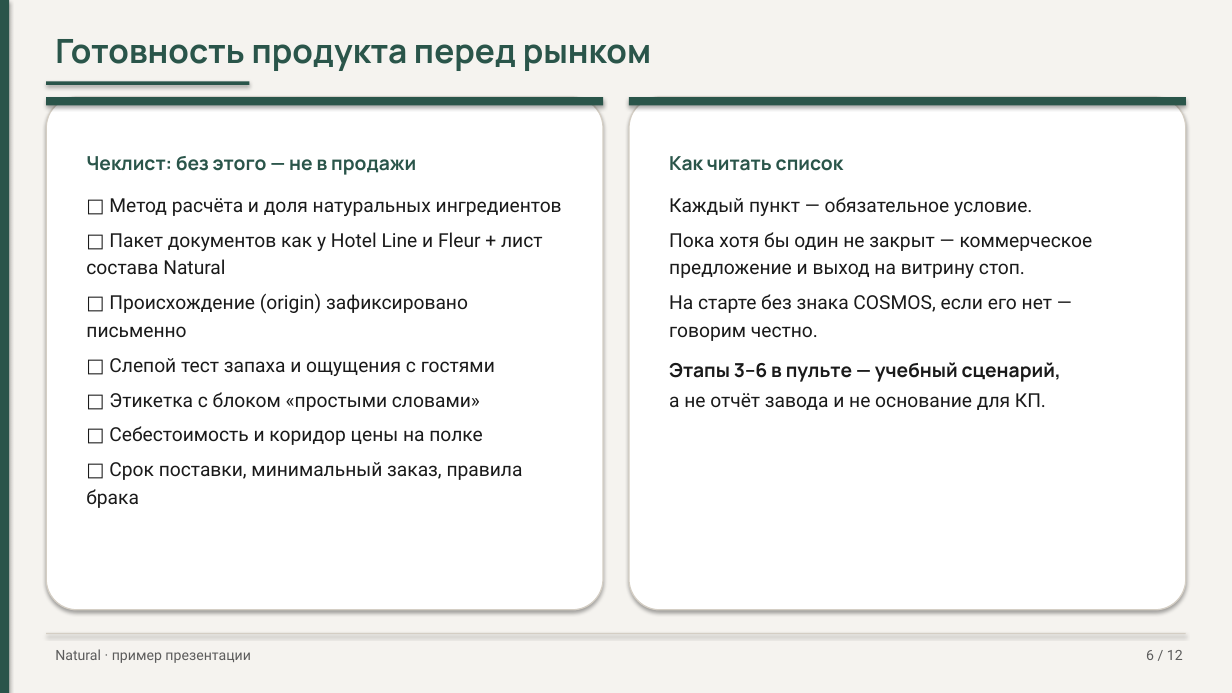
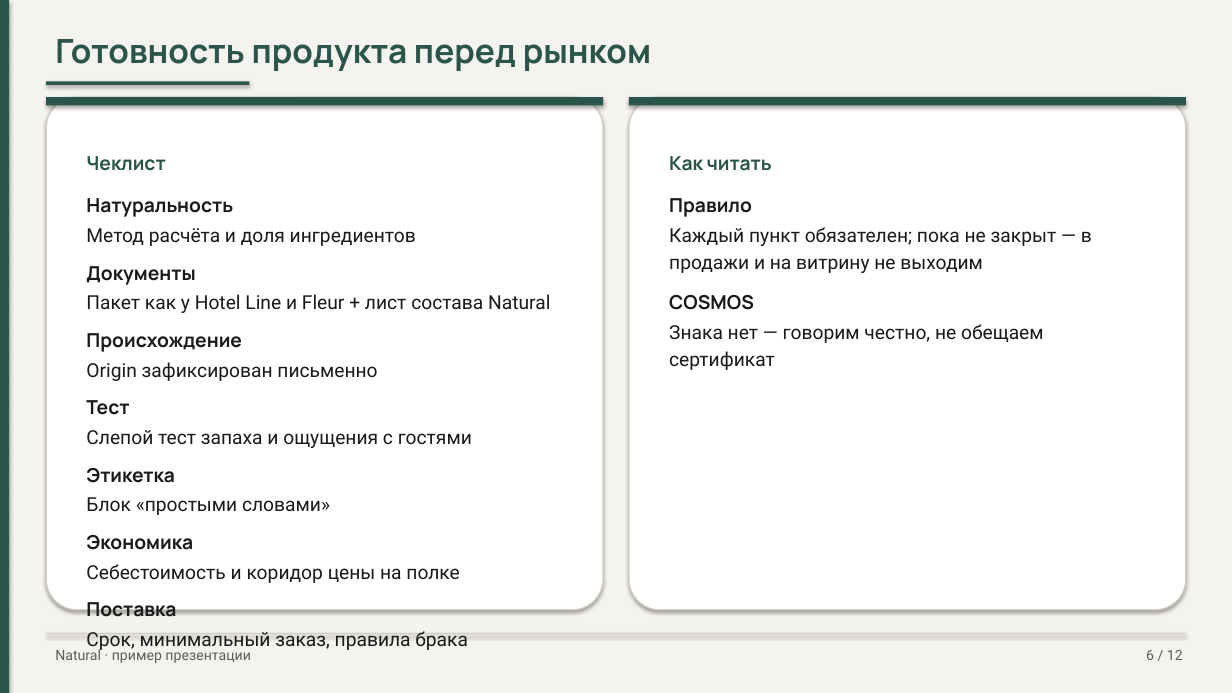
Before and after one commit to pagasbot-coder/Banya-Digital, a slide deck: slide 6 of knowledge-base/presentation-travelplus-interview.pptx. Drawn at 1232x693 pixels with LibreOffice and Linux fonts; fonts in the diff are those of the drawing. Boxes give left, top, right and bottom in pixels: in the first picture for what was removed or moved away, otherwise in the second. Text is boxed around its words. In the diff, an @@ line names an element or a change of style, - is before the commit and + after.

```diff
--- a/knowledge-base/presentation-travelplus-interview.pptx
+++ b/knowledge-base/presentation-travelplus-interview.pptx
@@ text at [86,156,550,651]: text changed @@
-Чеклист: без этого — не в продажи
-□ Метод расчёта и доля натуральных ингредиентов
-□ Пакет документов как у Hotel Line и Fleur + лист состава Natural
-□ Происхождение (origin) зафиксировано письменно
-□ Слепой тест запаха и ощущения с гостями
-□ Этикетка с блоком «простыми словами»
-□ Себестоимость и коридор цены на полке
-□ Срок поставки, минимальный заказ, правила брака
+Чеклист
+Натуральность
+Метод расчёта и доля ингредиентов
+Документы
+Пакет как у Hotel Line и Fleur + лист состава Natural
+Происхождение
+Origin зафиксирован письменно
+Тест
+Слепой тест запаха и ощущения с гостями
+Этикетка
+Блок «простыми словами»
+Экономика
+Себестоимость и коридор цены на полке
+Поставка
+Срок, минимальный заказ, правила брака
@@ text at [669,156,1092,370]: text changed @@
-Как читать список
-Каждый пункт — обязательное условие.
-Пока хотя бы один не закрыт — коммерческое предложение и выход на витрину стоп.
-На старте без знака COSMOS, если его нет — говорим честно.
-Этапы 3–6 в пульте — учебный сценарий,
-а не отчёт завода и не основание для КП.
+Как читать
+Правило
+Каждый пункт обязателен; пока не закрыт — в продажи и на витрину не выходим
+COSMOS
+Знака нет — говорим честно, не обещаем сертификат
```
Also in this commit, not shown: 3 other files.
